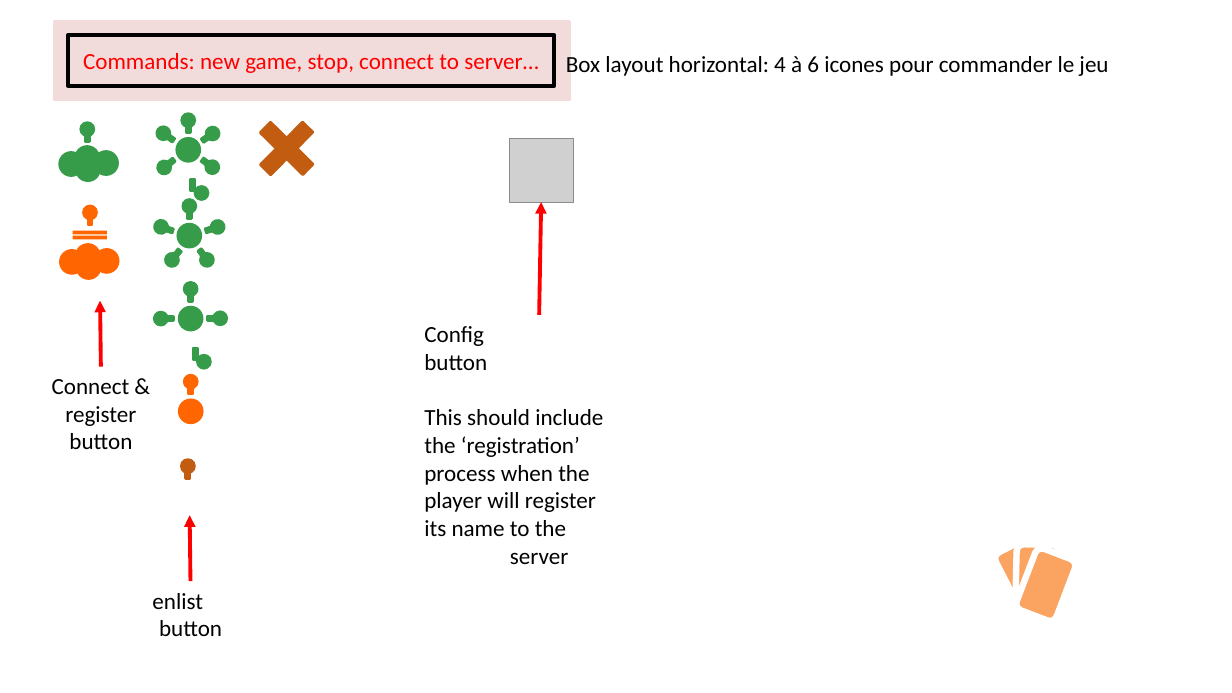
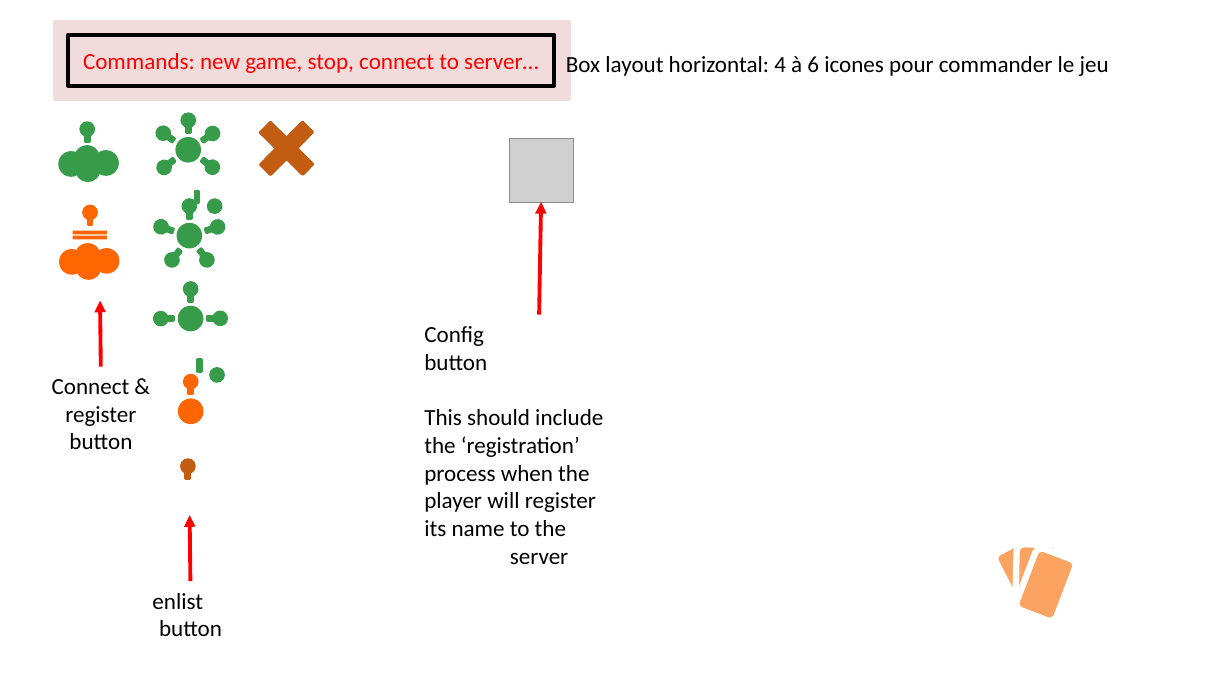
Before and after one commit to tsouche/setgame, a slide deck: slide 3 of client/Maquette et icones.pptx (slide 2 before the commit). Drawn at 1232x693 pixels with LibreOffice and Linux fonts; fonts in the diff are those of the drawing; grey boxes stand for pictures. Boxes give left, top, right and bottom in pixels: in the first picture for what was removed or moved away, otherwise in the second. Text is boxed around its words. In the diff, an @@ line names an element or a change of style, - is before the commit and + after.

```diff
--- a/client/Maquette et icones.pptx
+++ b/client/Maquette et icones.pptx
@@ rectangle moved from (x1=190, y1=179, x2=195, y2=191) to (x1=195, y1=190, x2=200, y2=202) @@
@@ ellipse moved from (x1=195, y1=187, x2=208, y2=200) to (x1=208, y1=200, x2=221, y2=213) @@
@@ rectangle moved from (x1=193, y1=348, x2=198, y2=360) to (x1=198, y1=360, x2=202, y2=372) @@
@@ ellipse moved from (x1=198, y1=355, x2=211, y2=368) to (x1=211, y1=369, x2=224, y2=382) @@
```
Also in this commit, not shown: 3 other slides changed, 1 slide added, 1 other file.
